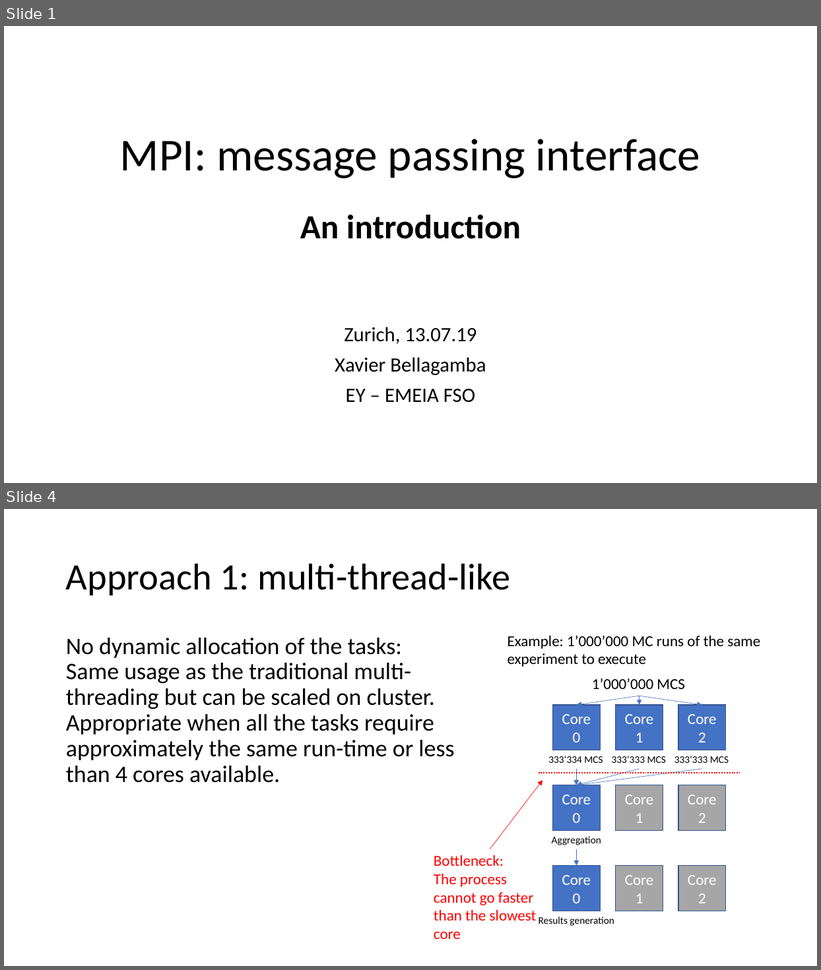
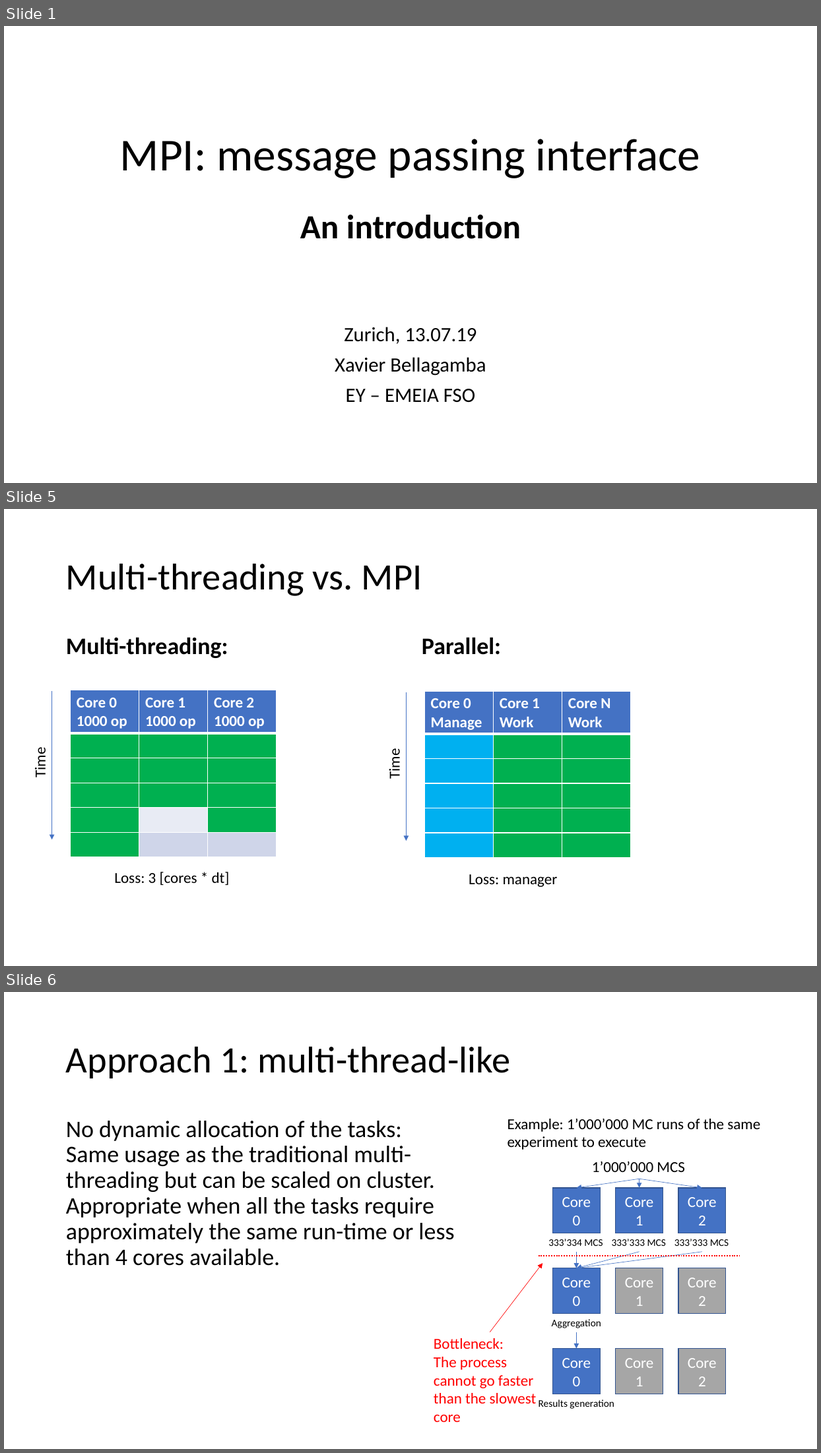
Before and after one commit to xavierbellagamba/MPI_example, a slide deck: MPI.pptx. Shown one above the other, each under a label of ours: slides 1 and 4 before the commit, slides 1, 5 and 6 after it; the slides between them are not shown. The pictures are 821x970 and 821x1453 pixels, drawn with LibreOffice and Linux fonts; fonts in the diff are those of the drawing. Boxes give left, top, right and bottom in pixels: in the first picture for what was removed or moved away, otherwise in the second. Text is boxed around its words. In the diff, an @@ line names an element or a change of style, - is before the commit and + after.

```diff
--- a/MPI.pptx
+++ b/MPI.pptx
@@ slide 5 added at bbox=[4, 509, 817, 966], background #FFFFFF @@
@@ title added at bbox=[66, 563, 422, 596], 44 pt, text #000000 @@
+Multi-threading vs. MPI
@@ text added at bbox=[66, 637, 228, 658], 28 pt, text #000000, bold @@
+Multi-threading:
@@ text added at bbox=[422, 637, 501, 655], 28 pt, text #000000, bold @@
+Parallel:
@@ arrow added from (52, 691) to (52, 840), #4472C4 0.5 pt @@
@@ table added at bbox=[71, 690, 277, 857], 6 rows, 3 columns @@
+Core 0 / 1000 op | Core 1 / 1000 op | Core 2 / 1000 op
+ |  | 
+ |  | 
+ |  | 
+ |  | 
+ |  | 
@@ arrow added from (407, 692) to (407, 841), #4472C4 0.5 pt @@
@@ table added at bbox=[425, 691, 632, 858], 6 rows, 3 columns @@
+Core 0 / Manage | Core 1 / Work | Core N / Work
+ |  | 
+ |  | 
+ |  | 
+ |  | 
+ |  | 
@@ text added at bbox=[31, 750, 50, 777], 18 pt, text #000000 @@
+Time
@@ text added at bbox=[385, 751, 404, 778], 18 pt, text #000000 @@
+Time
@@ text added at bbox=[114, 872, 230, 885], 18 pt, text #000000 @@
+Loss: 3 [cores * dt]
@@ text added at bbox=[469, 875, 558, 887], 18 pt, text #000000 @@
+Loss: manager
@@ what was slide 4 is now slide 6 @@
```
Also in this commit, not shown: 6 slides changed, 3 other slides added.
